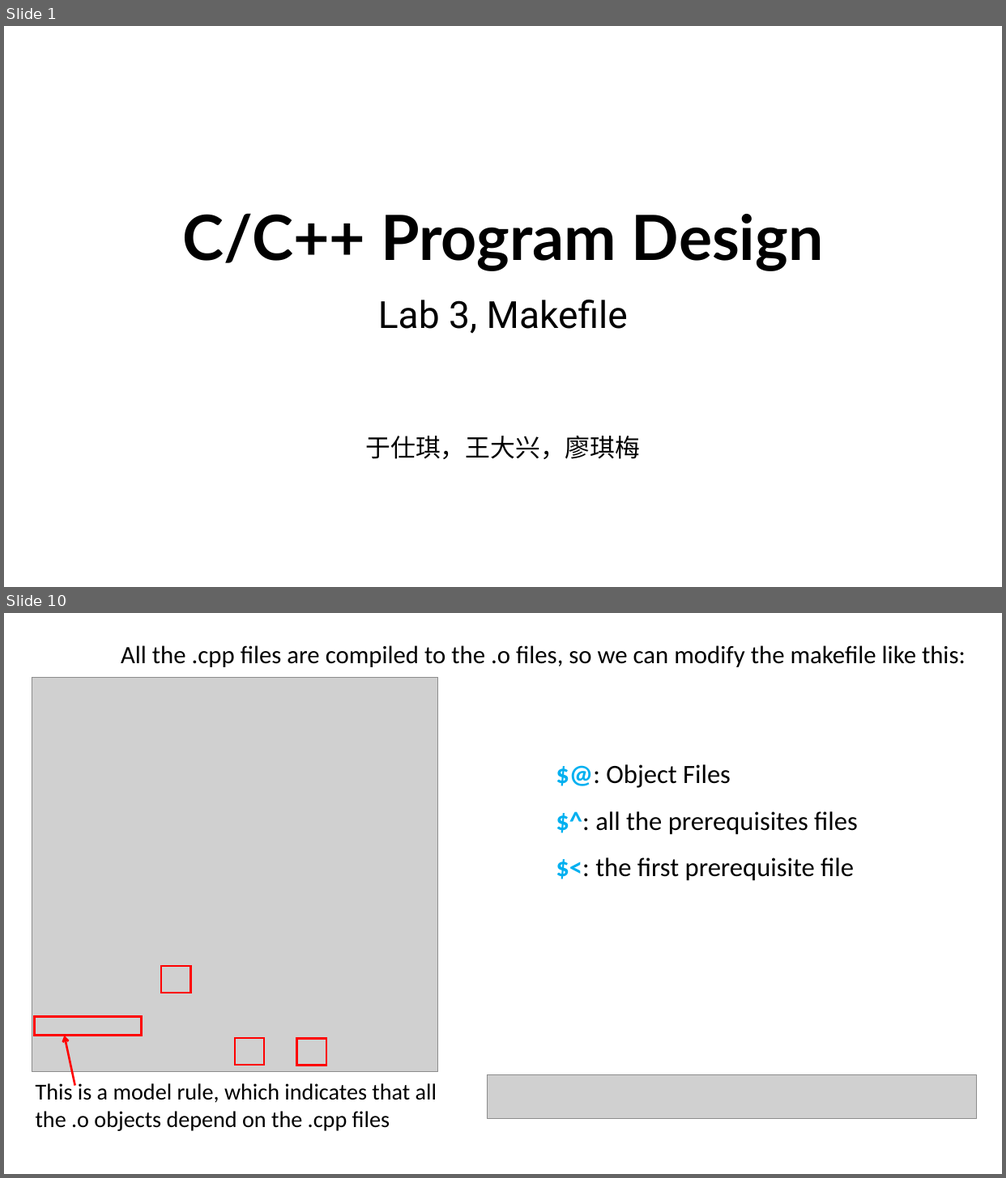
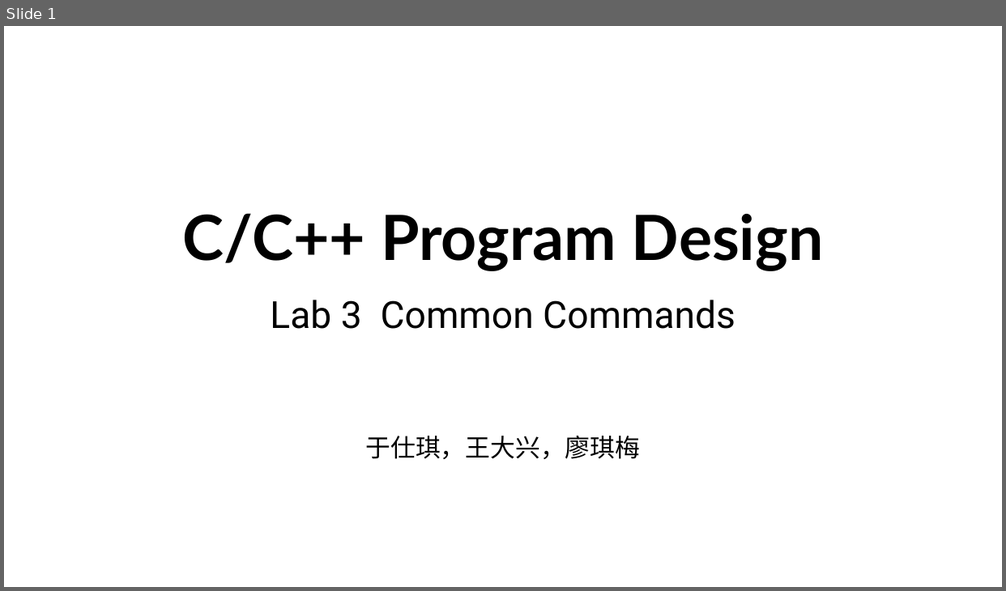
Before and after one commit to ShiqiYu/CPP, a slide deck: week03/Lab03.pptx. Shown one above the other, each under a label of ours: slides 1 and 10 before the commit, slide 1 after it; the slides between them are not shown. The pictures are 1006x1178 and 1006x591 pixels, drawn with LibreOffice and Linux fonts; fonts in the diff are those of the drawing; grey boxes stand for pictures; background and template pictures are left out. Boxes give left, top, right and bottom in pixels: in the first picture for what was removed or moved away, otherwise in the second. Text is boxed around its words. In the diff, an @@ line names an element or a change of style, - is before the commit and + after.

```diff
--- a/week03/Lab03.pptx
+++ b/week03/Lab03.pptx
@@ slide 10 removed at (x1=4, y1=613, x2=1002, y2=1174), background #FFFFFF @@
@@ text removed at (x1=121, y1=645, x2=965, y2=667) @@
-All the .cpp files are compiled to the .o files, so we can modify the makefile like this:
@@ picture removed at (x1=32, y1=677, x2=438, y2=1072) @@
@@ text removed at (x1=595, y1=764, x2=858, y2=881) @@
-  $@: Object Files
-  $^: all the prerequisites files
-  $<: the first prerequisite file
@@ rectangle removed at (x1=161, y1=966, x2=190, y2=994) @@
@@ rectangle removed at (x1=34, y1=1016, x2=141, y2=1035) @@
@@ arrow removed from (75, 1086) to (65, 1036) @@
@@ rectangle removed at (x1=235, y1=1038, x2=264, y2=1065) @@
@@ rectangle removed at (x1=296, y1=1039, x2=326, y2=1066) @@
@@ text removed at (x1=36, y1=1084, x2=437, y2=1131) @@
-  This is a model rule, which indicates that all the .o objects depend on the .cpp files
@@ picture removed at (x1=488, y1=1076, x2=978, y2=1119) @@
@@ slide 1 changed as well @@
@@ subtitle at (x1=270, y1=300, x2=735, y2=329): text changed @@
-Lab 3, Makefile
+Lab 3 Common Commands
```
Also in this commit, not shown: 21 slides added, 14 other slides removed.
